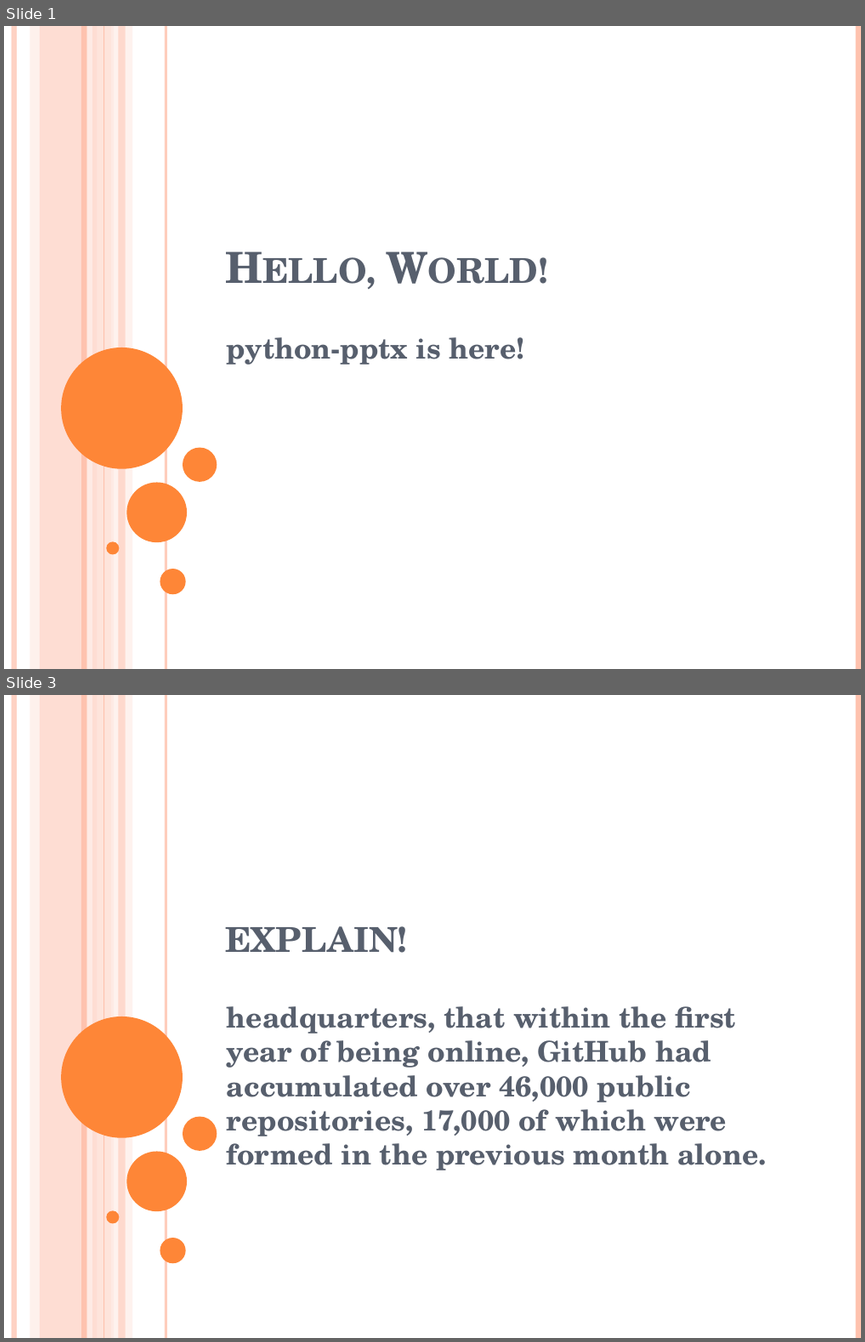
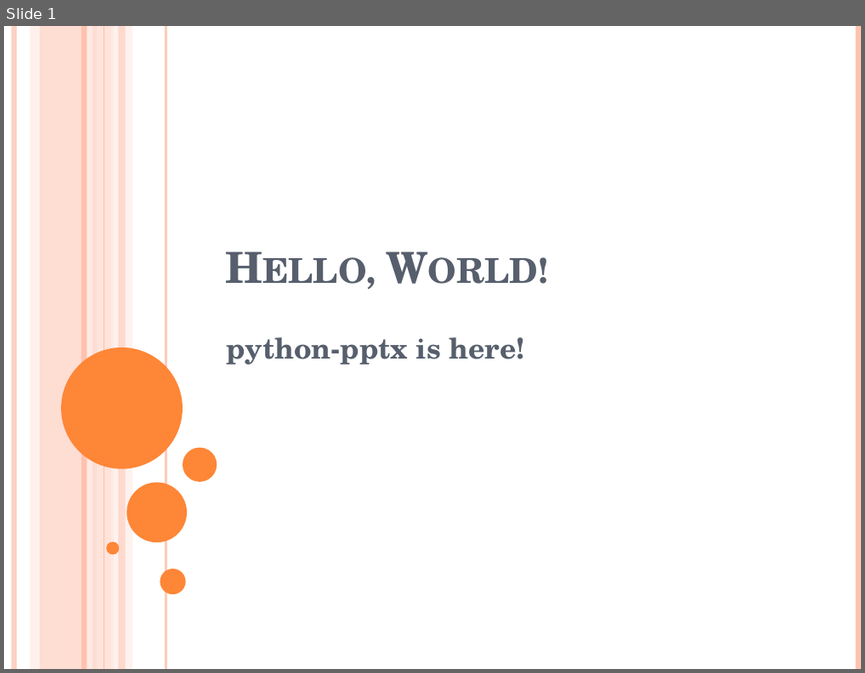
Before and after one commit to surabhi5/instant-ppt, a slide deck: name1.pptx. Shown one above the other, each under a label of ours: slides 1 and 3 before the commit, slide 1 after it; the slides between them are not shown. The pictures are 865x1342 and 865x673 pixels, drawn with LibreOffice and Linux fonts; fonts in the diff are those of the drawing. Boxes give left, top, right and bottom in pixels: in the first picture for what was removed or moved away, otherwise in the second. Text is boxed around its words. In the diff, an @@ line names an element or a change of style, - is before the commit and + after.

```diff
--- a/name1.pptx
+++ b/name1.pptx
@@ slide 3 removed at (4,695,861,1338), background #FFFFFF; not listed: 16 template elements that a slide beside it also shows @@
@@ title removed at (225,926,408,953) @@
-explain!
@@ subtitle removed at (227,1006,766,1170) @@
-headquarters, that within the first year of being online, GitHub had accumulated over 46,000 public repositories, 17,000 of which were formed in the previous month alone.
```
Also in this commit, not shown: 2 slides changed, 33 slides added, 15 other slides removed, 8 other files.
